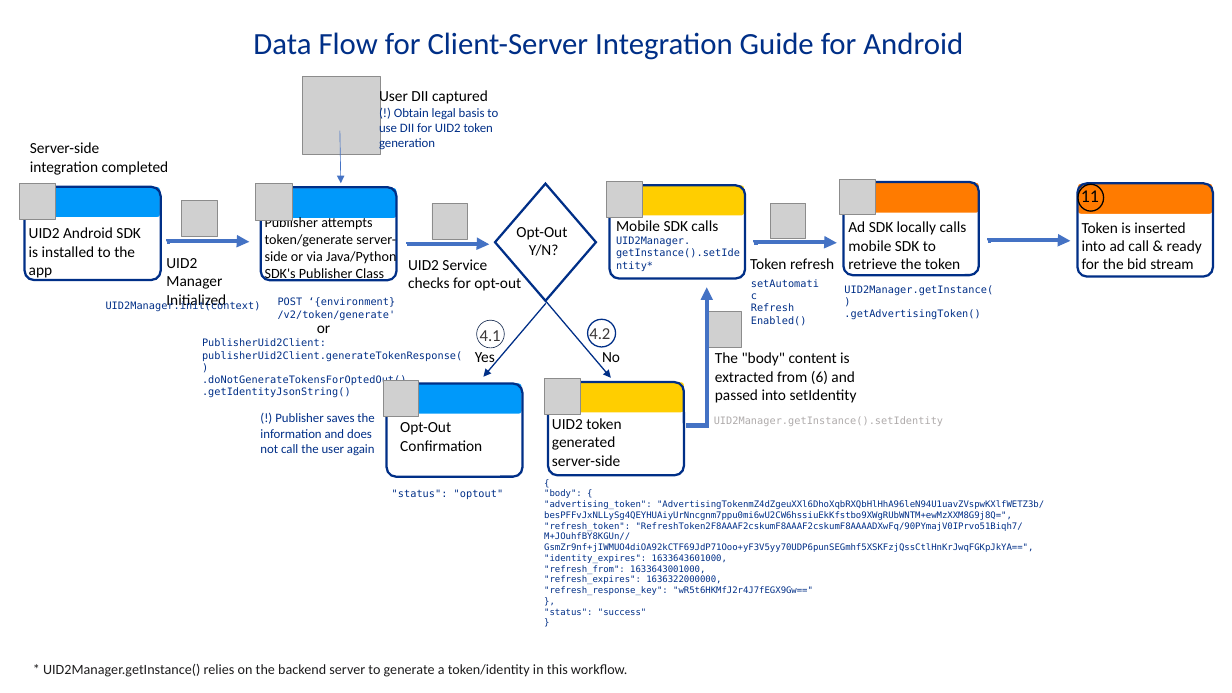
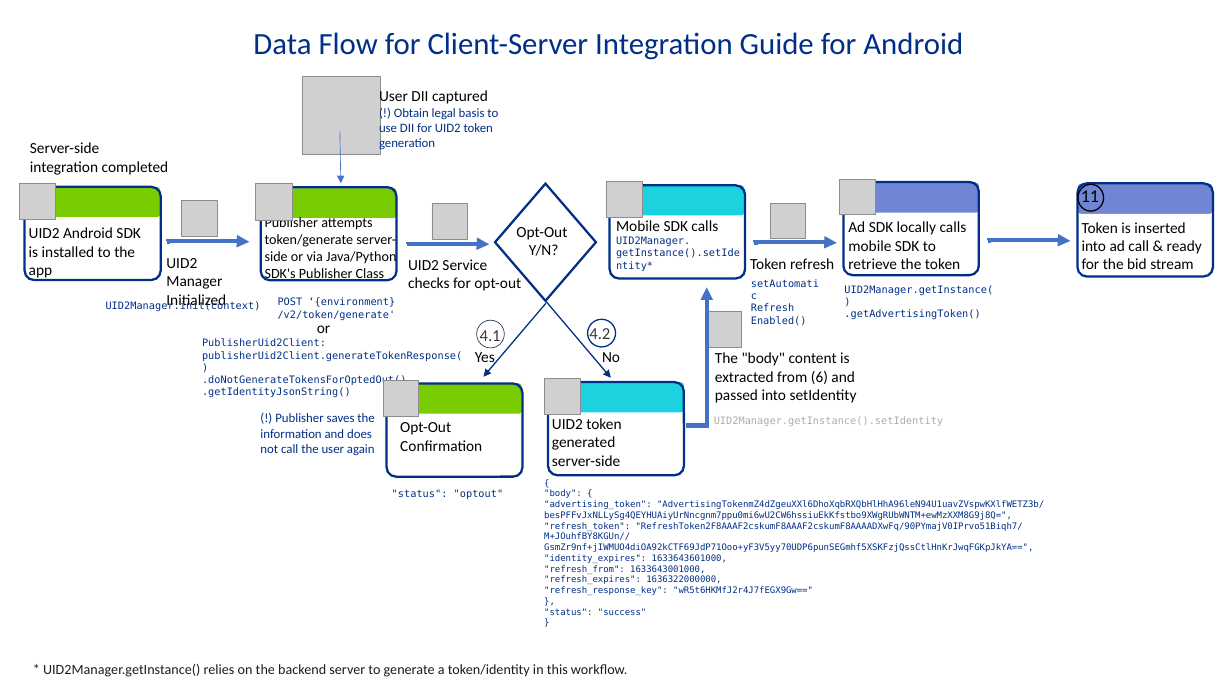
Before and after one commit to IABTechLab/uid2docs, a slide deck: slide 1 of docs/guides/images/resource/integration-mobile-client-server.pptx. Drawn at 1232x693 pixels with LibreOffice and Linux fonts; fonts in the diff are those of the drawing; grey boxes stand for pictures; background and template pictures are left out. Boxes give left, top, right and bottom in pixels: in the first picture for what was removed or moved away, otherwise in the second. Text is boxed around its words. In the diff, an @@ line names an element or a change of style, - is before the commit and + after.

```diff
--- a/docs/guides/images/resource/integration-mobile-client-server.pptx
+++ b/docs/guides/images/resource/integration-mobile-client-server.pptx
@@ rounded rectangle at box(609, 185, 745, 216): fill #FFCE00 to #1BD2DE @@
@@ rounded rectangle at box(844, 182, 980, 213): fill #FF7B00 to #7085D4 @@
@@ rounded rectangle at box(1078, 183, 1214, 214): fill #FF7B00 to #7085D4 @@
@@ fill #0099FA to #78CC00 in 3 elements at box(261, 188, 396, 219), box(24, 187, 160, 218), box(386, 383, 522, 414) @@
@@ rounded rectangle at box(549, 382, 685, 413): fill #FFCE00 to #1BD2DE @@
```
Also in this commit, not shown: 1 other slide changed, 1 other file.
